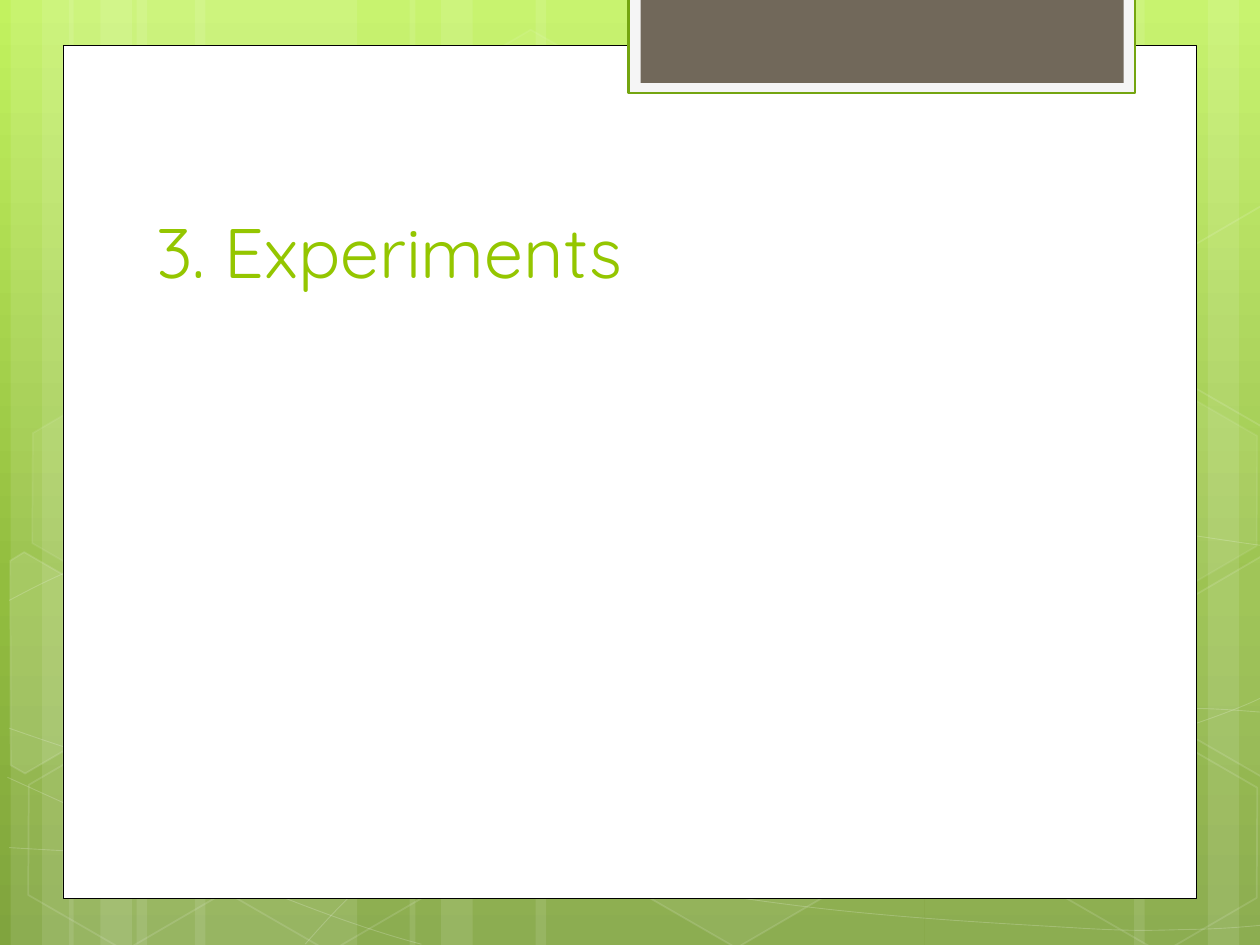
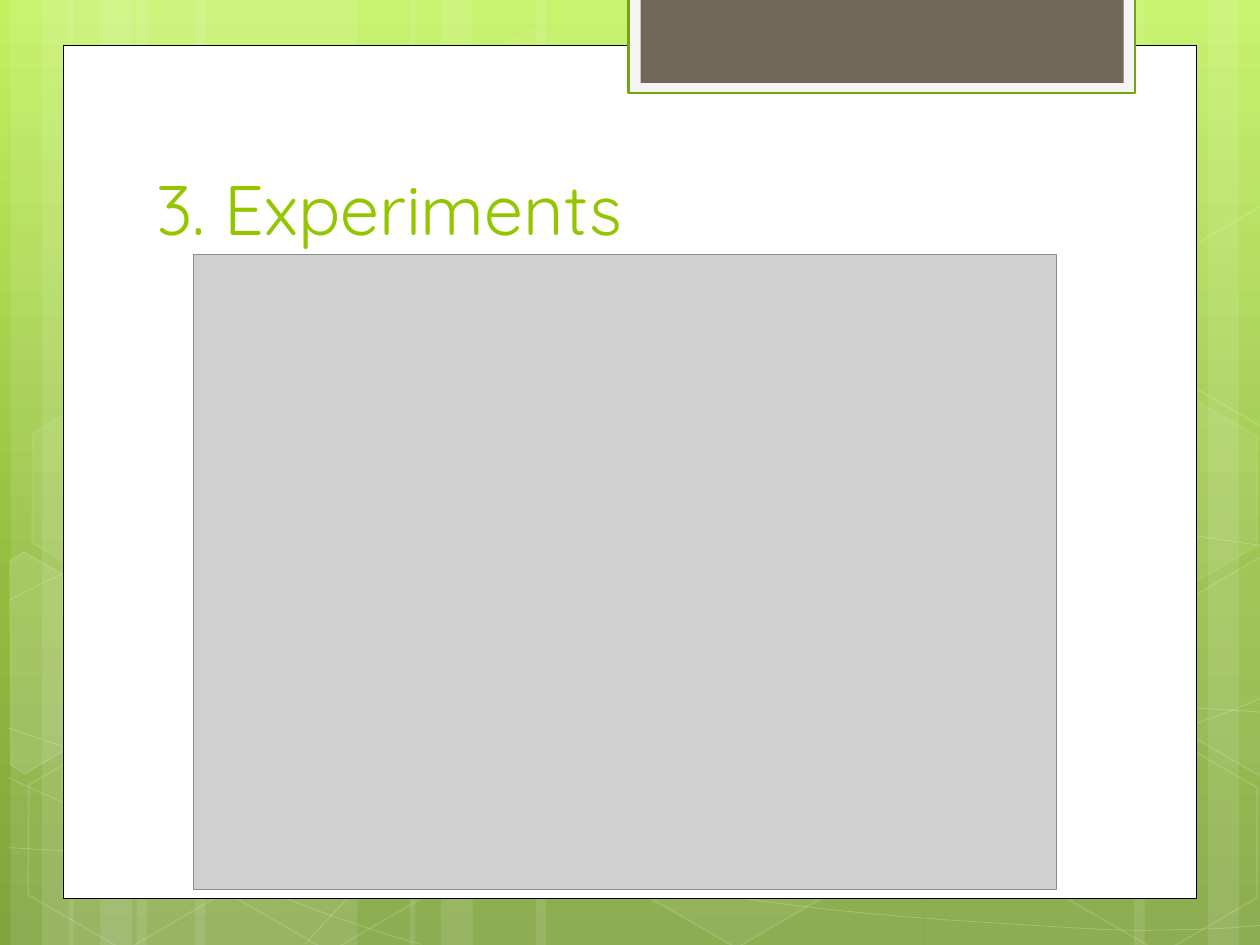
Before and after one commit to Visorgood/MenthalLab, a slide deck: slide 11 of Docs/Data Extraction for the Quantified Self v2.pptx. Drawn at 1260x945 pixels with LibreOffice and Linux fonts; fonts in the diff are those of the drawing; grey boxes stand for pictures. Boxes give left, top, right and bottom in pixels: in the first picture for what was removed or moved away, otherwise in the second. Text is boxed around its words. In the diff, an @@ line names an element or a change of style, - is before the commit and + after.

```diff
--- a/Docs/Data Extraction for the Quantified Self v2.pptx
+++ b/Docs/Data Extraction for the Quantified Self v2.pptx
@@ title "3. Experiments": place and size @@
-title "3. Experiments" at bbox=[156, 229, 622, 292]
+title "3. Experiments" at bbox=[156, 186, 622, 249]
@@ picture added at bbox=[194, 255, 1057, 890] @@
```
Also in this commit, not shown: 7 other slides changed, 4 slides added, 2 slides removed.
